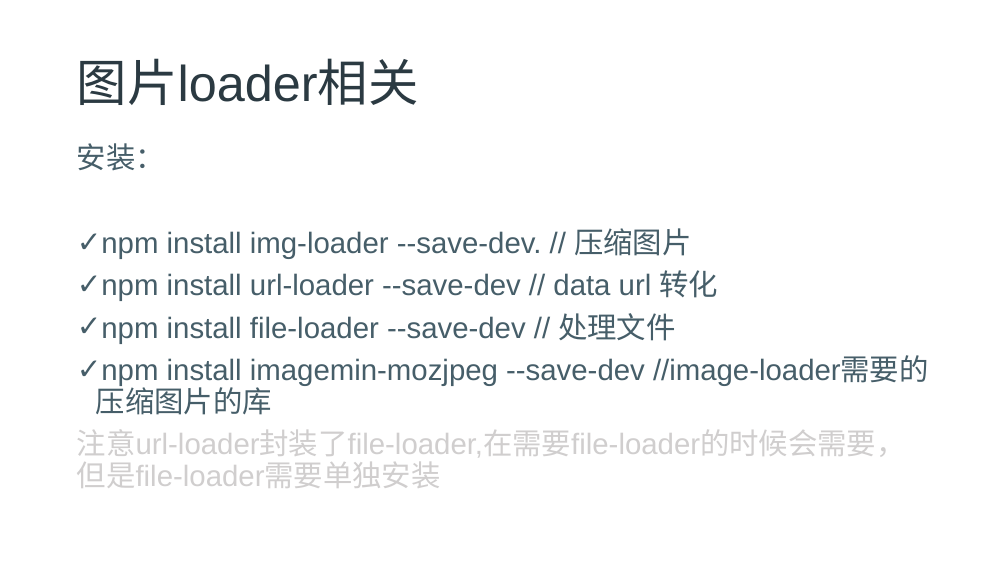
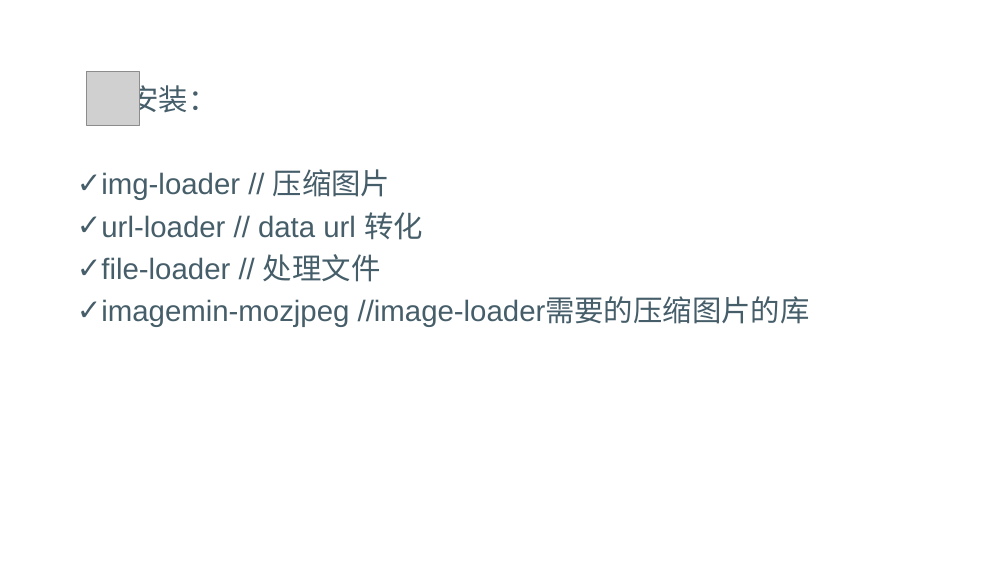
Before and after one commit to freeozyl80/webpack-lesson, a slide deck: slide 22 of chapter4/chapter4pptx.pptx (slide 17 before the commit). Drawn at 1008x567 pixels with LibreOffice and Linux fonts; fonts in the diff are those of the drawing; grey boxes stand for pictures; background and template pictures are left out. Boxes give left, top, right and bottom in pixels: in the first picture for what was removed or moved away, otherwise in the second. Text is boxed around its words. In the diff, an @@ line names an element or a change of style, - is before the commit and + after.

Commit message:
ppt change

```diff
--- a/chapter4/chapter4pptx.pptx
+++ b/chapter4/chapter4pptx.pptx
@@ title removed at <box>77,58,419,105</box> @@
-图片loader相关
@@ text "安装：": place and size @@
-text "安装：" at <box>77,143,929,488</box>
+text "安装：" at <box>101,80,810,327</box>
@@ picture added at <box>86,72,140,126</box> @@
@@ text at <box>101,169,810,327</box>: text changed @@
-✓ npm install img-loader --save-dev. // 压缩图片
-✓ npm install url-loader --save-dev // data url 转化
-✓ npm install file-loader --save-dev // 处理文件
-✓ npm install imagemin-mozjpeg --save-dev //image-loader需要的压缩图片的库
-注意url-loader封装了file-loader,在需要file-loader的时候会需要，但是file-loader需要单独安装
+✓ img-loader // 压缩图片
+✓ url-loader // data url 转化
+✓ file-loader // 处理文件
+✓ imagemin-mozjpeg //image-loader需要的压缩图片的库
```
Also in this commit, not shown: 21 other slides changed, 14 slides added, 6 slides removed, 5 other files.
